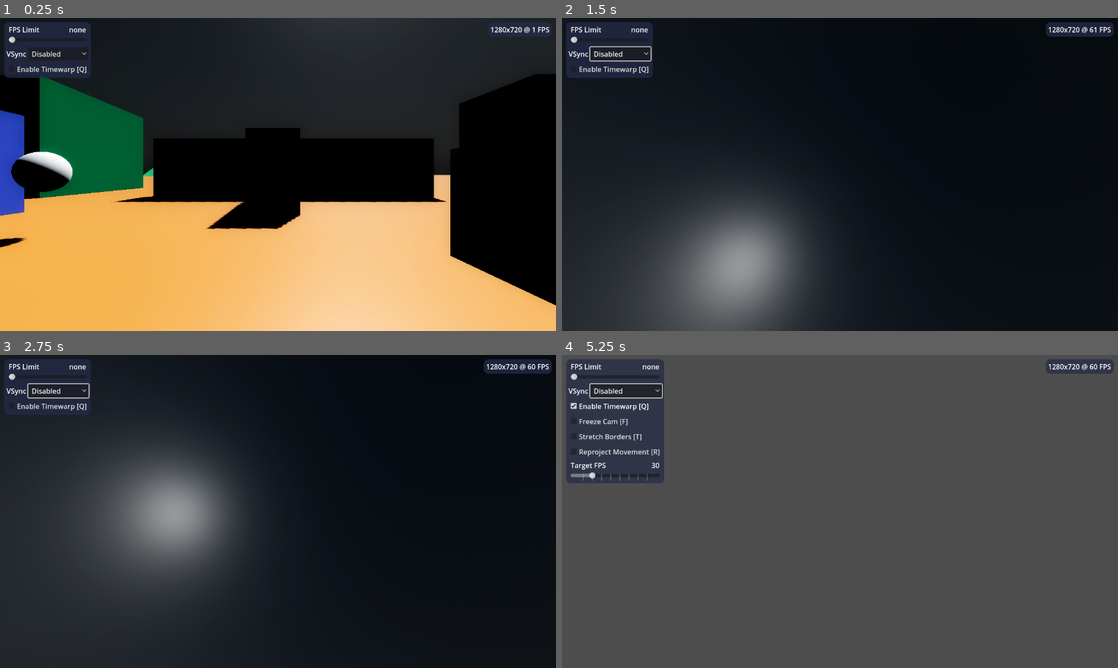
Above: before the commit, frames 1-4 (two rows, left to right).
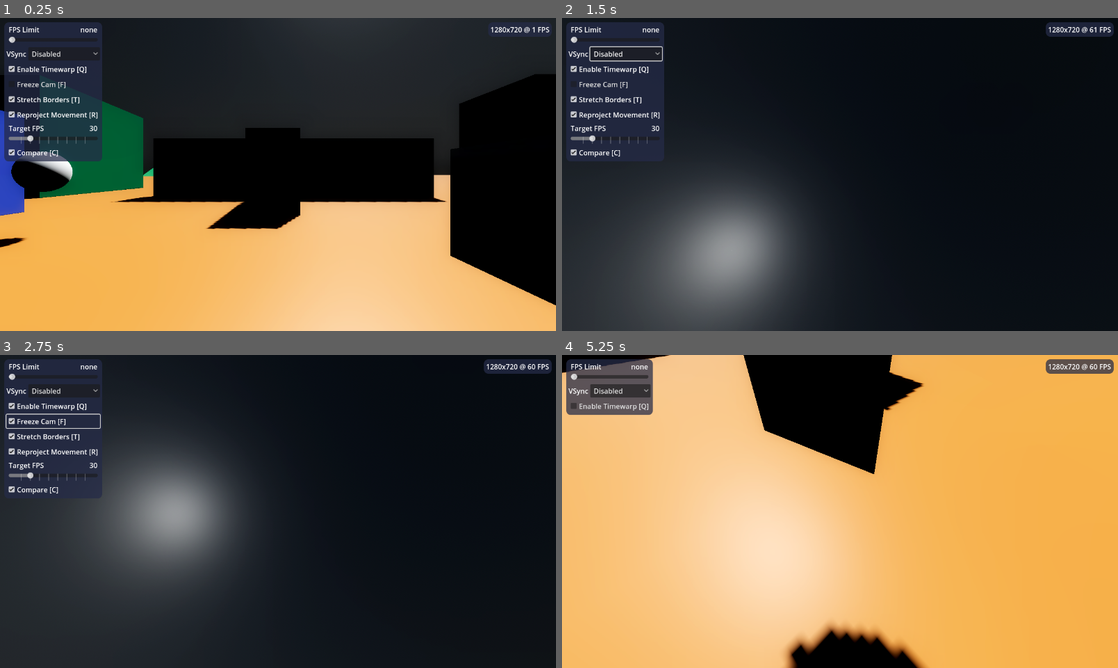
Above: after the commit, the same moments.

Repository: jacobcoughenour/AsyncTimewarpGodot
Game: Godot game, scene res://scene.tscn
The game is run twice, just before and just after one commit, with the same random seed, the same clock (stepped at 60 frames per second) and the same inputs.
Inputs (mouse positions are in pixels of both pictures, inside the frame that each line leads up to):
- Up to frame 1 (0.25 s): no input
- Up to frame 2 (1.5 s): click "Disabled" at 0.5 s; click "Enable Timewarp [Q]" at 1.25 s
- Up to frame 3 (2.75 s): click (55, 420) at 2 s, where only the run after the commit has a clickable "Freeze Cam [F]"
- Up to frame 4 (5.25 s): click (617, 436) at 2.75 s, where only the run after the commit has a clickable "Stretch Borders [T]"; click (617, 452) at 3.5 s, where only the run after the commit has a clickable "Reproject Movement [R]"; click (617, 489) at 4.25 s, where only the run after the commit has a clickable "Compare [C]"; tap Enter at 5 s; move the mouse to (867, 511) at 5.02 s; hold W (move_forward) from 5.03 s (still down); tap Q (toggle_all) at 5.1 s

The runs differ from the first frame. In frame 1, 5.1% of the frame differs, in the area x 0-19%, y 1-46%; in frame 2, 7.5%; in frame 3, 1.4%; in frame 4, 99%, in the area x 0-100%, y 0-100%.

Commit message:
Add compare

Diff:
--- a/player.gd
+++ b/player.gd
@@ -7,21 +7,26 @@
 # Get the gravity from the project settings to be synced with RigidBody nodes.
 var gravity = ProjectSettings.get_setting("physics/3d/default_gravity")
 
+@onready var projection_rect: TextureRect = get_node("%ProjectionRect")
+
 @onready var cam_pivot: Node3D = get_node("CameraPivot")
-@onready var projection_rect: TextureRect = get_node("ProjectionRect")
-@onready var viewport: SubViewport = get_node("CameraPivot/SubViewport")
-@onready var camera: Camera3D = get_node("CameraPivot/SubViewport/Cam")
-@onready var depth_viewport: SubViewport = get_node("SubViewportContainer/DepthViewport")
-@onready var depth_camera: Camera3D = get_node("SubViewportContainer/DepthViewport/DepthCam")
-@onready var depth_quad: MeshInstance3D = get_node("SubViewportContainer/DepthViewport/DepthQuad")
+@onready var viewport: SubViewport = get_node("CamViewport")
+@onready var camera: Camera3D = get_node("%Cam")
+@onready var depth_viewport: SubViewport = get_node("%DepthViewport")
+@onready var depth_camera: Camera3D = get_node("%DepthCam")
+@onready var depth_quad: MeshInstance3D = get_node("%DepthQuad")
+@onready var compare_cam: Camera3D = get_node("%CompareCam")
+@onready var compare_viewport: SubViewport = get_node("%CompareViewport")
+@onready var compare_viewport_container: SubViewportContainer = get_node("%CompareViewportContainer")
 
 @onready var vsync_button: OptionButton = get_node("%VsyncOptionButton")
 @onready var enabled_checkbox: CheckBox = get_node("%EnabledCheckbox")
-@onready var vbox_container: VBoxContainer = get_node("%CollapseContainer")
+@onready var timewarp_settings: VBoxContainer = get_node("%TimewarpSettings")
 
 @onready var freeze_checkbox: CheckBox = get_node("%FreezeCheckbox")
 @onready var stretch_checkbox: CheckBox = get_node("%StretchCheckbox")
 @onready var reproject_checkbox: CheckBox = get_node("%ReprojectCheckbox")
+@onready var compare_checkbox: CheckBox = get_node("%CompareCheckbox")
 
 @onready var target_fps_slider: Slider = get_node("%TargetFPSSlider")
 @onready var target_fps_label: Label = get_node("%TargetFPSLabel")
@@ -31,39 +36,46 @@
 
 @onready var fps_label: Label = get_node("%FpsLabel")
 
-var is_enabled = false
-
-var stretch_borders = false
-var reproject_movement = false
+# default settings
+
+var timewarp_enabled = true
+
+var stretch_borders = true
+var reproject_movement = true
 var freeze_cam = false
 var target_fps = 30
+var compare_enabled = true
 
 func _ready():
+
 	var img = viewport.get_texture()
 	var depth = depth_viewport.get_texture()
+	var compare_tex = compare_viewport.get_texture()
 
 	var mat = projection_rect.material as ShaderMaterial
 	mat.set_shader_parameter("cam_texture", img)
 	mat.set_shader_parameter("depth_texture", depth)
+	mat.set_shader_parameter("compare_texture", compare_tex)
 
 	viewport.render_target_update_mode = SubViewport.UPDATE_DISABLED
 	depth_viewport.render_target_update_mode = SubViewport.UPDATE_DISABLED
+	compare_viewport.render_target_update_mode = SubViewport.UPDATE_DISABLED
 
 	depth_quad.visible = true
 
-	enabled_checkbox.button_pressed = is_enabled
+	enabled_checkbox.button_pressed = timewarp_enabled
 	enabled_checkbox.toggled.connect(enable_toggled)
 
-	vbox_container.visible = is_enabled
+	timewarp_settings.visible = timewarp_enabled
 
 	freeze_checkbox.button_pressed = freeze_cam
 	freeze_checkbox.toggled.connect(freeze_toggled)
-
 	stretch_checkbox.button_pressed = stretch_borders
 	stretch_checkbox.toggled.connect(stretch_toggled)
-
 	reproject_checkbox.button_pressed = reproject_movement
 	reproject_checkbox.toggled.connect(reproject_toggled)
+	compare_checkbox.button_pressed = compare_enabled
+	compare_checkbox.toggled.connect(compare_toggled)
 
 	target_fps_slider.value = target_fps
 	target_fps_label.text = "%d" % target_fps
@@ -82,8 +94,8 @@
 	Input.set_mouse_mode(Input.MOUSE_MODE_CAPTURED)
 
 func enable_toggled(val: bool):
-	is_enabled = val
-	vbox_container.visible = is_enabled
+	timewarp_enabled = val
+	timewarp_settings.visible = timewarp_enabled
 
 func freeze_toggled(val: bool):
 	freeze_cam = val
@@ -105,6 +117,9 @@
 	else:
 		limit_fps_label.text = "%d" % Engine.max_fps
 
+func compare_toggled(val: bool):
+	compare_enabled = val
+
 func vsync_button_changed(val: int):
 	DisplayServer.window_set_vsync_mode(val)
 
@@ -119,9 +134,9 @@
 	fps_label.text = "%dx%d @ %d FPS" % [size.x, size.y, Engine.get_frames_per_second()]
 
 	if Input.is_action_just_pressed("toggle_all"):
-		is_enabled = !is_enabled
-		enabled_checkbox.button_pressed = is_enabled
-		vbox_container.visible = is_enabled
+		timewarp_enabled = !timewarp_enabled
+		enabled_checkbox.button_pressed = timewarp_enabled
+		timewarp_settings.visible = timewarp_enabled
 
 	if Input.is_action_just_pressed("toggle_freeze"):
 		freeze_cam = !freeze_cam
@@ -135,30 +150,53 @@
 		reproject_movement = !reproject_movement
 		reproject_checkbox.button_pressed = reproject_movement
 
+	if Input.is_action_just_pressed("toggle_compare"):
+		compare_enabled = !compare_enabled
+		compare_checkbox.button_pressed = compare_enabled
+
 	# update camera
 
 	var sizef = Vector2(size)
 	viewport.size = size
 	depth_viewport.size = size
+	compare_viewport.size = size
 
 	camera.global_transform = cam_pivot.global_transform
 	depth_camera.global_transform = cam_pivot.global_transform
+	compare_cam.global_transform = cam_pivot.global_transform
+
+	var fov = camera.fov
+	var near = camera.near
+	var far = camera.far
+
+	depth_camera.fov = fov
+	depth_camera.near = near
+	depth_camera.far = far
+	compare_cam.fov = fov
+	compare_cam.near = near
+	compare_cam.far = far
+
+	if compare_enabled:
+		compare_viewport.render_target_update_mode = SubViewport.UPDATE_ALWAYS
+	else:
+		compare_viewport.render_target_update_mode = SubViewport.UPDATE_DISABLED
 
 	var mat = projection_rect.material as ShaderMaterial
-	mat.set_shader_parameter("is_enabled", is_enabled)
-
-	if is_enabled:
+	mat.set_shader_parameter("is_enabled", timewarp_enabled)
+	mat.set_shader_parameter("compare_enabled", compare_enabled)
+
+	if timewarp_enabled:
 
 		mat.set_shader_parameter("stretch_borders", stretch_borders)
 		mat.set_shader_parameter("reproject_movement", reproject_movement)
 
 		# update the projection cam in the shader with the actual camera postition
-		mat.set_shader_parameter("near_clip", camera.near)
-		mat.set_shader_parameter("far_clip", camera.far)
+		mat.set_shader_parameter("near_clip", near)
+		mat.set_shader_parameter("far_clip", far)
 		mat.set_shader_parameter("cam_pos", camera.global_position)
 		mat.set_shader_parameter("cam_forward", -camera.global_transform.basis.z)
 
-		var projection = Projection.create_perspective(camera.fov, size.aspect(), camera.near, camera.far, false)
+		var projection = Projection.create_perspective(fov, size.aspect(), near, far, false)
 		var view_mat = Projection(camera.global_transform).inverse()
 		var proj_mat = projection
 		mat.set_shader_parameter("world_to_camera_matrix", view_mat)
--- a/player.tscn
+++ b/player.tscn
@@ -15,6 +15,7 @@
 shader_parameter/cam_forward = null
 shader_parameter/cam_pos = null
 shader_parameter/clear_color = null
+shader_parameter/compare_enabled = null
 shader_parameter/far_clip = null
 shader_parameter/frozen_bottom_left = null
 shader_parameter/frozen_bottom_right = null
@@ -75,23 +76,36 @@
 [node name="CameraPivot" type="Node3D" parent="."]
 transform = Transform3D(1, 0, 0, 0, 1, 0, 0, 0, 1, 0, 1.5, 0)
 
-[node name="SubViewport" type="SubViewport" parent="CameraPivot"]
+[node name="CamViewport" type="SubViewport" parent="."]
 handle_input_locally = false
 render_target_update_mode = 4
 
-[node name="Cam" type="Camera3D" parent="CameraPivot/SubViewport"]
+[node name="Cam" type="Camera3D" parent="CamViewport"]
+unique_name_in_owner = true
 cull_mask = 983039
 
+[node name="CompareViewport" type="SubViewport" parent="."]
+unique_name_in_owner = true
+handle_input_locally = false
+render_target_update_mode = 4
+
+[node name="CompareCam" type="Camera3D" parent="CompareViewport"]
+unique_name_in_owner = true
+cull_mask = 983039
+
 [node name="ProjectionRect" type="TextureRect" parent="."]
+unique_name_in_owner = true
 material = SubResource("ShaderMaterial_hoydj")
 anchors_preset = 15
 anchor_right = 1.0
 anchor_bottom = 1.0
 grow_horizontal = 2
 grow_vertical = 2
+size_flags_horizontal = 3
 texture = SubResource("ViewportTexture_gi36m")
 
-[node name="SubViewportContainer" type="SubViewportContainer" parent="."]
+[node name="DepthViewportContainer" type="SubViewportContainer" parent="."]
+unique_name_in_owner = true
 visible = false
 offset_left = 923.0
 offset_top = 472.0
@@ -99,11 +113,13 @@
 offset_bottom = 693.0
 stretch = true
 
-[node name="DepthViewport" type="SubViewport" parent="SubViewportContainer"]
+[node name="DepthViewport" type="SubViewport" parent="DepthViewportContainer"]
+unique_name_in_owner = true
 handle_input_locally = false
 render_target_update_mode = 0
 
-[node name="DepthQuad" type="MeshInstance3D" parent="SubViewportContainer/DepthViewport"]
+[node name="DepthQuad" type="MeshInstance3D" parent="DepthViewportContainer/DepthViewport"]
+unique_name_in_owner = true
 visible = false
 layers = 65536
 material_override = SubResource("ShaderMaterial_sdf5c")
@@ -111,9 +127,10 @@
 extra_cull_margin = 16384.0
 mesh = SubResource("QuadMesh_rnsxe")
 
-[node name="DepthCam" type="Camera3D" parent="SubViewportContainer/DepthViewport"]
-
-[node name="MarginContainer" type="MarginContainer" parent="."]
+[node name="DepthCam" type="Camera3D" parent="DepthViewportContainer/DepthViewport"]
+unique_name_in_owner = true
+
+[node name="LeftControlPanel" type="MarginContainer" parent="."]
 offset_right = 219.0
 offset_bottom = 54.0
 theme_override_constants/margin_left = 10
@@ -121,71 +138,71 @@
 theme_override_constants/margin_right = 10
 theme_override_constants/margin_bottom = 10
 
-[node name="ControlPanel" type="PanelContainer" parent="MarginContainer"]
+[node name="Panel" type="PanelContainer" parent="LeftControlPanel"]
 offset_left = 10.0
 offset_top = 10.0
-offset_right = 209.0
-offset_bottom = 141.0
+offset_right = 235.0
+offset_bottom = 336.0
 theme_override_styles/panel = SubResource("StyleBoxFlat_m56w6")
 
-[node name="VBoxContainer" type="VBoxContainer" parent="MarginContainer/ControlPanel"]
+[node name="VBoxContainer" type="VBoxContainer" parent="LeftControlPanel/Panel"]
 offset_left = 5.0
 offset_top = 5.0
-offset_right = 194.0
-offset_bottom = 126.0
-
-[node name="MarginContainer" type="MarginContainer" parent="MarginContainer/ControlPanel/VBoxContainer"]
-offset_right = 189.0
+offset_right = 220.0
+offset_bottom = 321.0
+
+[node name="MarginContainer" type="MarginContainer" parent="LeftControlPanel/Panel/VBoxContainer"]
+offset_right = 215.0
 offset_bottom = 51.0
 theme_override_constants/margin_left = 5
 theme_override_constants/margin_right = 5
 theme_override_constants/margin_bottom = 5
 
-[node name="VBoxContainer" type="VBoxContainer" parent="MarginContainer/ControlPanel/VBoxContainer/MarginContainer"]
+[node name="VBoxContainer" type="VBoxContainer" parent="LeftControlPanel/Panel/VBoxContainer/MarginContainer"]
 offset_left = 5.0
-offset_right = 184.0
-offset_bottom = 46.0
-
-[node name="HBoxContainer" type="HBoxContainer" parent="MarginContainer/ControlPanel/VBoxContainer/MarginContainer/VBoxContainer"]
-offset_right = 179.0
-offset_bottom = 26.0
-
-[node name="Label" type="Label" parent="MarginContainer/ControlPanel/VBoxContainer/MarginContainer/VBoxContainer/HBoxContainer"]
-offset_right = 156.0
+offset_right = 210.0
+offset_bottom = 46.0
+
+[node name="HBoxContainer" type="HBoxContainer" parent="LeftControlPanel/Panel/VBoxContainer/MarginContainer/VBoxContainer"]
+offset_right = 205.0
+offset_bottom = 26.0
+
+[node name="Label" type="Label" parent="LeftControlPanel/Panel/VBoxContainer/MarginContainer/VBoxContainer/HBoxContainer"]
+offset_right = 182.0
 offset_bottom = 26.0
 size_flags_horizontal = 3
 text = "FPS Limit"
 
-[node name="LimitFPSLabel" type="Label" parent="MarginContainer/ControlPanel/VBoxContainer/MarginContainer/VBoxContainer/HBoxContainer"]
-unique_name_in_owner = true
-offset_left = 160.0
-offset_right = 179.0
+[node name="LimitFPSLabel" type="Label" parent="LeftControlPanel/Panel/VBoxContainer/MarginContainer/VBoxContainer/HBoxContainer"]
+unique_name_in_owner = true
+offset_left = 186.0
+offset_right = 205.0
 offset_bottom = 26.0
 text = "20"
 
-[node name="LimitFPSSlider" type="HSlider" parent="MarginContainer/ControlPanel/VBoxContainer/MarginContainer/VBoxContainer"]
+[node name="LimitFPSSlider" type="HSlider" parent="LeftControlPanel/Panel/VBoxContainer/MarginContainer/VBoxContainer"]
 unique_name_in_owner = true
 offset_top = 30.0
-offset_right = 179.0
+offset_right = 205.0
 offset_bottom = 46.0
 max_value = 360.0
 value = 120.0
 
-[node name="HBoxContainer" type="HBoxContainer" parent="MarginContainer/ControlPanel/VBoxContainer"]
+[node name="HBoxContainer" type="HBoxContainer" parent="LeftControlPanel/Panel/VBoxContainer"]
 offset_top = 55.0
-offset_right = 189.0
+offset_right = 215.0
 offset_bottom = 86.0
 
-[node name="Label" type="Label" parent="MarginContainer/ControlPanel/VBoxContainer/HBoxContainer"]
+[node name="Label" type="Label" parent="LeftControlPanel/Panel/VBoxContainer/HBoxContainer"]
 offset_top = 2.0
 offset_right = 46.0
 offset_bottom = 28.0
 text = "VSync"
 
-[node name="VsyncOptionButton" type="OptionButton" parent="MarginContainer/ControlPanel/VBoxContainer/HBoxContainer"]
+[node name="VsyncOptionButton" type="OptionButton" parent="LeftControlPanel/Panel/VBoxContainer/HBoxContainer"]
 unique_name_in_owner = true
 offset_left = 50.0
-offset_right = 189.0
+offset_right = 215.0
 offset_bottom = 31.0
 size_flags_horizontal = 3
 item_count = 4
@@ -198,57 +215,87 @@
 popup/item_3/text = "Mailbox"
 popup/item_3/id = 3
 
-[node name="EnabledCheckbox" type="CheckBox" parent="MarginContainer/ControlPanel/VBoxContainer"]
+[node name="EnabledCheckbox" type="CheckBox" parent="LeftControlPanel/Panel/VBoxContainer"]
 unique_name_in_owner = true
 offset_top = 90.0
-offset_right = 189.0
+offset_right = 215.0
 offset_bottom = 121.0
 text = "Enable Timewarp [Q]"
 
-[node name="CollapseContainer" type="VBoxContainer" parent="MarginContainer/ControlPanel/VBoxContainer"]
-unique_name_in_owner = true
-visible = false
-
-[node name="FreezeCheckbox" type="CheckBox" parent="MarginContainer/ControlPanel/VBoxContainer/CollapseContainer"]
-unique_name_in_owner = true
+[node name="TimewarpSettings" type="VBoxContainer" parent="LeftControlPanel/Panel/VBoxContainer"]
+unique_name_in_owner = true
+offset_top = 125.0
+offset_right = 215.0
+offset_bottom = 316.0
+
+[node name="FreezeCheckbox" type="CheckBox" parent="LeftControlPanel/Panel/VBoxContainer/TimewarpSettings"]
+unique_name_in_owner = true
+offset_right = 215.0
+offset_bottom = 31.0
 text = "Freeze Cam [F]"
 
-[node name="StretchCheckbox" type="CheckBox" parent="MarginContainer/ControlPanel/VBoxContainer/CollapseContainer"]
-unique_name_in_owner = true
+[node name="StretchCheckbox" type="CheckBox" parent="LeftControlPanel/Panel/VBoxContainer/TimewarpSettings"]
+unique_name_in_owner = true
+offset_top = 35.0
+offset_right = 215.0
+offset_bottom = 66.0
 text = "Stretch Borders [T]"
 
-[node name="ReprojectCheckbox" type="CheckBox" parent="MarginContainer/ControlPanel/VBoxContainer/CollapseContainer"]
-unique_name_in_owner = true
+[node name="ReprojectCheckbox" type="CheckBox" parent="LeftControlPanel/Panel/VBoxContainer/TimewarpSettings"]
+unique_name_in_owner = true
+offset_top = 70.0
+offset_right = 215.0
+offset_bottom = 101.0
 text = "Reproject Movement [R]"
 
-[node name="MarginContainer" type="MarginContainer" parent="MarginContainer/ControlPanel/VBoxContainer/CollapseContainer"]
+[node name="MarginContainer" type="MarginContainer" parent="LeftControlPanel/Panel/VBoxContainer/TimewarpSettings"]
+offset_top = 105.0
+offset_right = 215.0
+offset_bottom = 156.0
 theme_override_constants/margin_left = 5
 theme_override_constants/margin_right = 5
 theme_override_constants/margin_bottom = 5
 
-[node name="VBoxContainer" type="VBoxContainer" parent="MarginContainer/ControlPanel/VBoxContainer/CollapseContainer/MarginContainer"]
+[node name="VBoxContainer" type="VBoxContainer" parent="LeftControlPanel/Panel/VBoxContainer/TimewarpSettings/MarginContainer"]
 offset_left = 5.0
-offset_right = 109.0
-offset_bottom = 46.0
-
-[node name="HBoxContainer" type="HBoxContainer" parent="MarginContainer/ControlPanel/VBoxContainer/CollapseContainer/MarginContainer/VBoxContainer"]
-
-[node name="Label" type="Label" parent="MarginContainer/ControlPanel/VBoxContainer/CollapseContainer/MarginContainer/VBoxContainer/HBoxContainer"]
+offset_right = 210.0
+offset_bottom = 46.0
+
+[node name="HBoxContainer" type="HBoxContainer" parent="LeftControlPanel/Panel/VBoxContainer/TimewarpSettings/MarginContainer/VBoxContainer"]
+offset_right = 205.0
+offset_bottom = 26.0
+
+[node name="Label" type="Label" parent="LeftControlPanel/Panel/VBoxContainer/TimewarpSettings/MarginContainer/VBoxContainer/HBoxContainer"]
+offset_right = 182.0
+offset_bottom = 26.0
 size_flags_horizontal = 3
 text = "Target FPS"
 
-[node name="TargetFPSLabel" type="Label" parent="MarginContainer/ControlPanel/VBoxContainer/CollapseContainer/MarginContainer/VBoxContainer/HBoxContainer"]
-unique_name_in_owner = true
+[node name="TargetFPSLabel" type="Label" parent="LeftControlPanel/Panel/VBoxContainer/TimewarpSettings/MarginContainer/VBoxContainer/HBoxContainer"]
+unique_name_in_owner = true
+offset_left = 186.0
+offset_right = 205.0
+offset_bottom = 26.0
 text = "20"
 
-[node name="TargetFPSSlider" type="HSlider" parent="MarginContainer/ControlPanel/VBoxContainer/CollapseContainer/MarginContainer/VBoxContainer"]
-unique_name_in_owner = true
+[node name="TargetFPSSlider" type="HSlider" parent="LeftControlPanel/Panel/VBoxContainer/TimewarpSettings/MarginContainer/VBoxContainer"]
+unique_name_in_owner = true
+offset_top = 30.0
+offset_right = 205.0
+offset_bottom = 46.0
 min_value = 10.0
 step = 10.0
 value = 10.0
 tick_count = 10
 
-[node name="MarginContainer2" type="MarginContainer" parent="."]
+[node name="CompareCheckbox" type="CheckBox" parent="LeftControlPanel/Panel/VBoxContainer/TimewarpSettings"]
+unique_name_in_owner = true
+offset_top = 160.0
+offset_right = 215.0
+offset_bottom = 191.0
+text = "Compare [C]"
+
+[node name="RightControlPanel" type="MarginContainer" parent="."]
 anchors_preset = 1
 anchor_left = 1.0
 anchor_right = 1.0
@@ -258,19 +305,19 @@
 theme_override_constants/margin_top = 10
 theme_override_constants/margin_right = 10
 
-[node name="Panel" type="PanelContainer" parent="MarginContainer2"]
+[node name="Panel" type="PanelContainer" parent="RightControlPanel"]
 offset_top = 10.0
 offset_right = 69.0
 offset_bottom = 46.0
 theme_override_styles/panel = SubResource("StyleBoxFlat_m56w6")
 
-[node name="VBoxContainer" type="VBoxContainer" parent="MarginContainer2/Panel"]
+[node name="VBoxContainer" type="VBoxContainer" parent="RightControlPanel/Panel"]
 offset_left = 5.0
 offset_top = 5.0
 offset_right = 64.0
 offset_bottom = 31.0
 
-[node name="FpsLabel" type="Label" parent="MarginContainer2/Panel/VBoxContainer"]
+[node name="FpsLabel" type="Label" parent="RightControlPanel/Panel/VBoxContainer"]
 unique_name_in_owner = true
 offset_right = 59.0
 offset_bottom = 26.0
--- a/project.godot
+++ b/project.godot
@@ -113,3 +113,8 @@
 "events": [Object(InputEventKey,"resource_local_to_scene":false,"resource_name":"","device":0,"window_id":0,"alt_pressed":false,"shift_pressed":false,"ctrl_pressed":false,"meta_pressed":false,"pressed":false,"keycode":0,"physical_keycode":32,"unicode":0,"echo":false,"script":null)
 ]
 }
+toggle_compare={
+"deadzone": 0.5,
+"events": [Object(InputEventKey,"resource_local_to_scene":false,"resource_name":"","device":0,"window_id":0,"alt_pressed":false,"shift_pressed":false,"ctrl_pressed":false,"meta_pressed":false,"pressed":false,"keycode":0,"physical_keycode":67,"unicode":0,"echo":false,"script":null)
+]
+}
--- a/projector.gdshader
+++ b/projector.gdshader
@@ -2,9 +2,12 @@
 render_mode skip_vertex_transform;
 
 uniform bool is_enabled = false;
+uniform bool compare_enabled = false;
 
 uniform sampler2D cam_texture : hint_default_white;
 uniform sampler2D depth_texture : hint_default_white;
+uniform sampler2D compare_texture : hint_default_white;
+
 uniform vec4 tint : source_color = vec4(1.0);
 uniform vec4 clear_color : source_color = vec4(0.0);
 
@@ -55,7 +58,7 @@
 	float b = texture(depth_texture, uv).r;
 	// this is how LinearEyeDepth() from unity works
 	float d = 1.0 / (((1.0 - far_clip / near_clip) / far_clip) * b + ((far_clip / near_clip) / far_clip));
-	return d * 0.1f;
+	return d * 1.0f;
 }
 
 vec3 get_world_pos(vec3 camera_vector, vec3 camera_forward, vec3 camera_pos, vec2 uv) {
@@ -161,9 +164,12 @@
 				COLOR = vec4(main_tex_down, 1.0f);
 		}
 
+		if (compare_enabled && UV.x > 0.5f) {
+			COLOR = texture(compare_texture, UV);
+		}
+
 	} else {
 		COLOR = texture(cam_texture, UV);
 	}
 
-
 }
